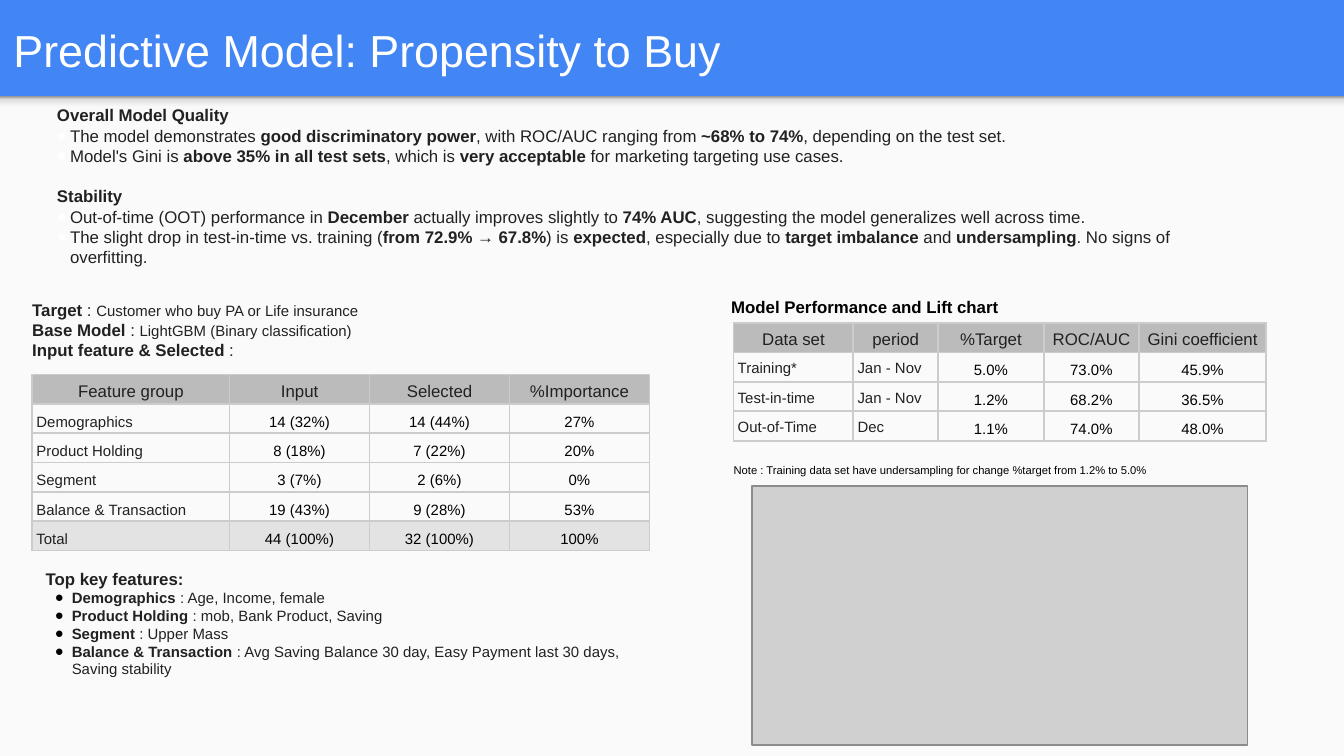
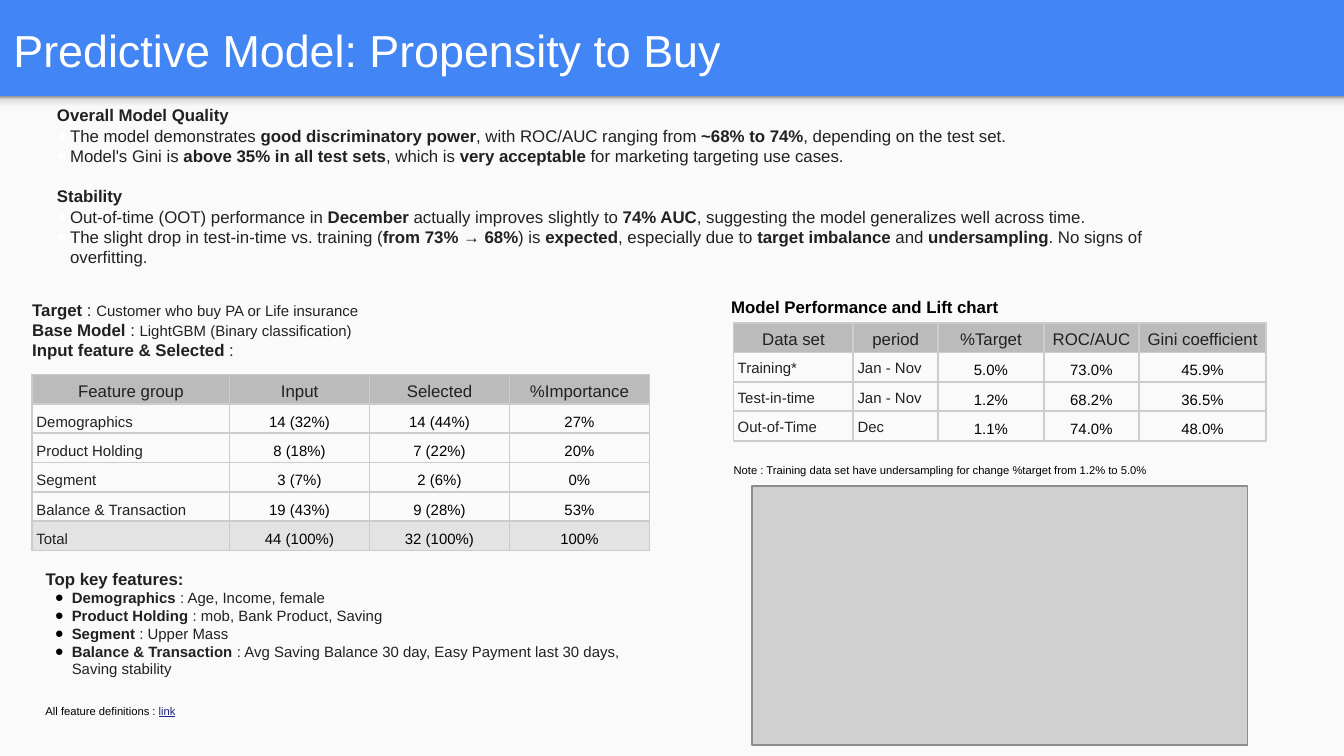
Before and after one commit to taitip-supha/insurance-propensity-model, a slide deck: slide 3 of Presentation_improve_campaign_response.pptx. Drawn at 1344x756 pixels with LibreOffice and Linux fonts; fonts in the diff are those of the drawing; grey boxes stand for pictures. Boxes give left, top, right and bottom in pixels: in the first picture for what was removed or moved away, otherwise in the second. Text is boxed around its words. In the diff, an @@ line names an element or a change of style, - is before the commit and + after.

Commit message:
Update Presentation

```diff
--- a/Presentation_improve_campaign_response.pptx
+++ b/Presentation_improve_campaign_response.pptx
@@ text at [70, 230, 1142, 267]: text changed @@
-● The slight drop in test-in-time vs. training (from 72.9% → 67.8%) is expected, especially due to target imbalance and undersampling. No signs of overfitting.
+● The slight drop in test-in-time vs. training (from 73% → 68%) is expected, especially due to target imbalance and undersampling. No signs of overfitting.
@@ text added at [45, 707, 176, 717], 6 pt, text #000000 @@
+All feature definitions : link
```
Also in this commit, not shown: 3 other slides changed.
